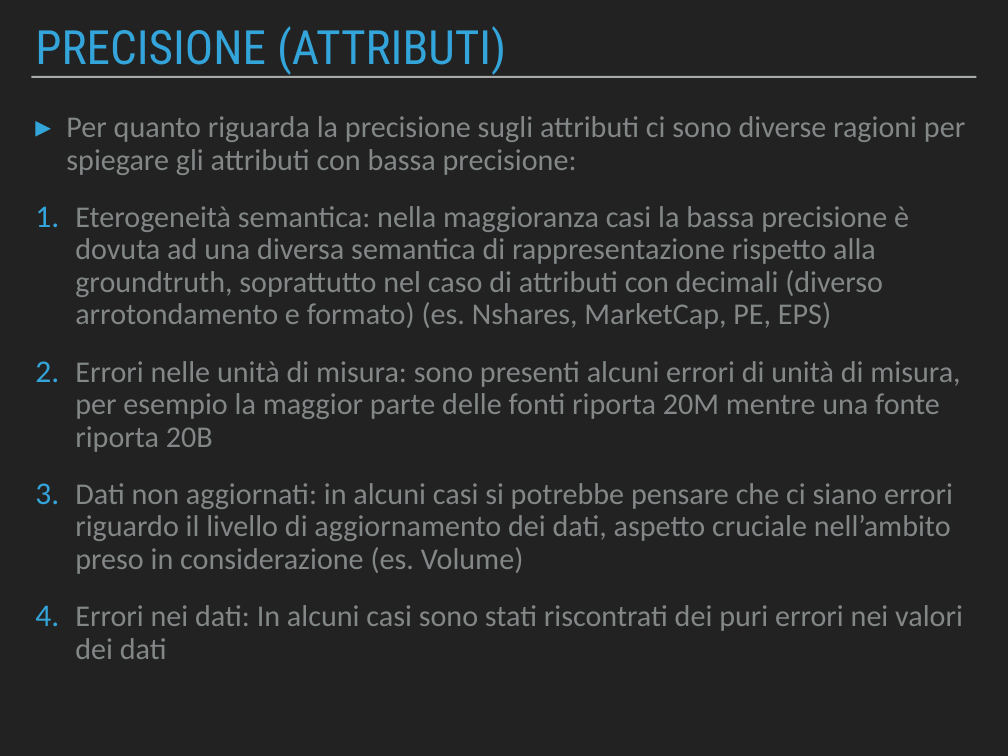
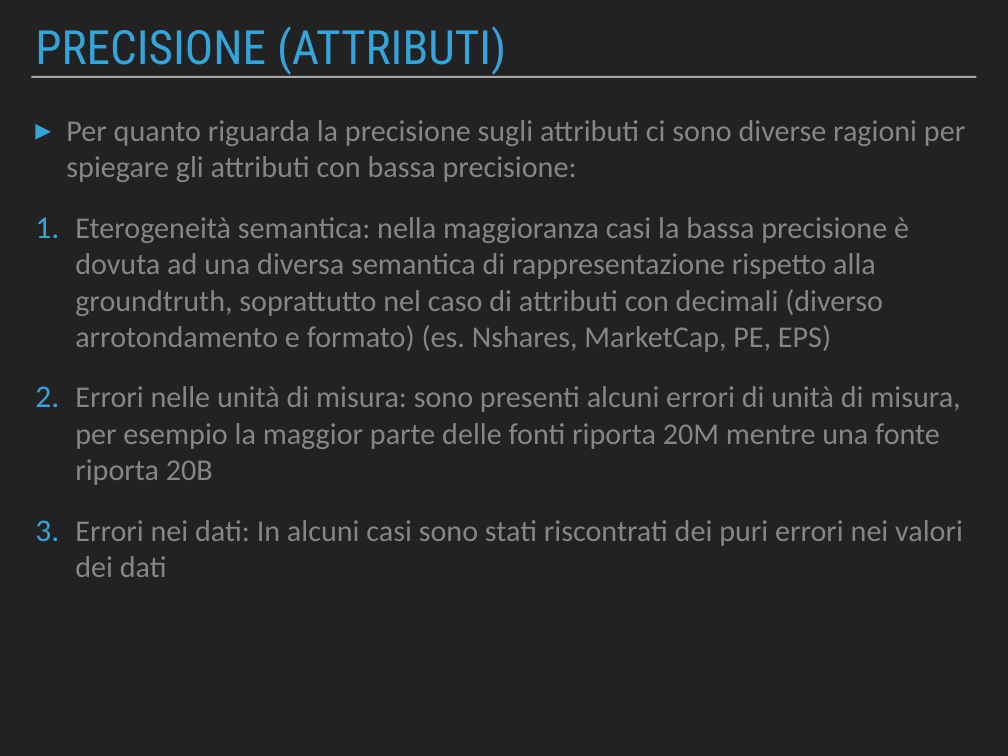
Before and after one commit to Beltra97/Unimib_ArchitettureDati, a slide deck: slide 14 of PresentazionePowerPoint.pptx. Drawn at 1008x756 pixels with LibreOffice and Linux fonts; fonts in the diff are those of the drawing. Boxes give left, top, right and bottom in pixels: in the first picture for what was removed or moved away, otherwise in the second. Text is boxed around its words. In the diff, an @@ line names an element or a change of style, - is before the commit and + after.

```diff
--- a/PresentazionePowerPoint.pptx
+++ b/PresentazionePowerPoint.pptx
@@ text "Per quanto riguarda la precisione ..." at (66,120,965,577): line spacing 0.9 to 1 @@
@@ text at (75,483,953,574): paragraph removed @@
-3. Dati non aggiornati: in alcuni casi si potrebbe pensare che ci siano errori riguardo il livello di aggiornamento dei dati, aspetto cruciale nell’ambito preso in considerazione (es. Volume)
```
Also in this commit, not shown: 5 other slides changed, 1 other file.
